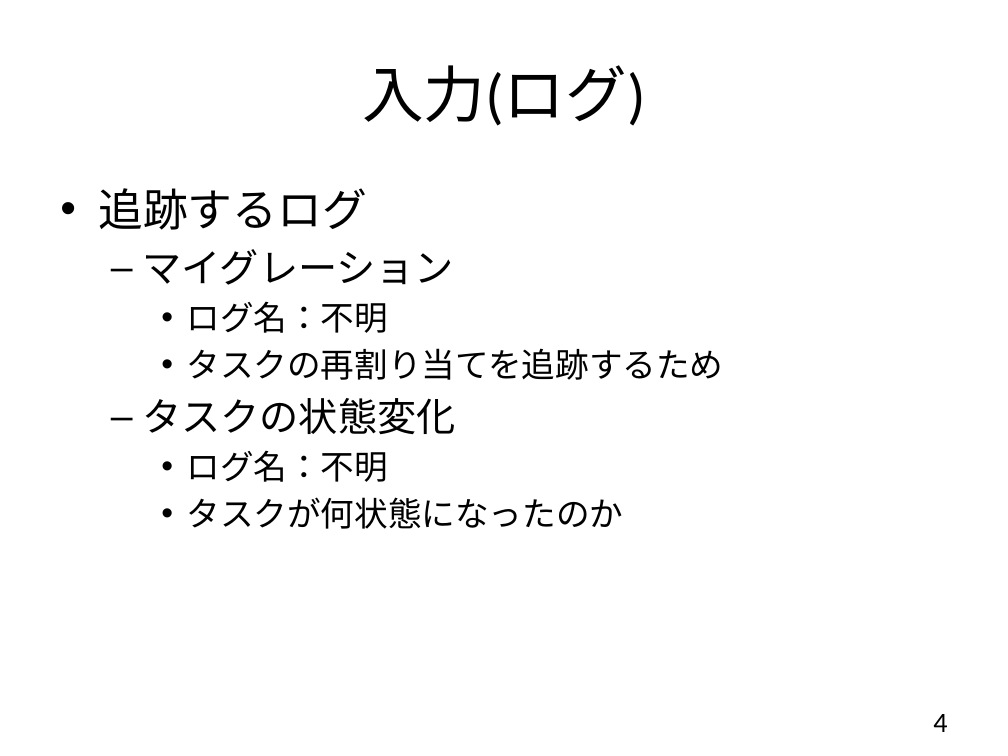
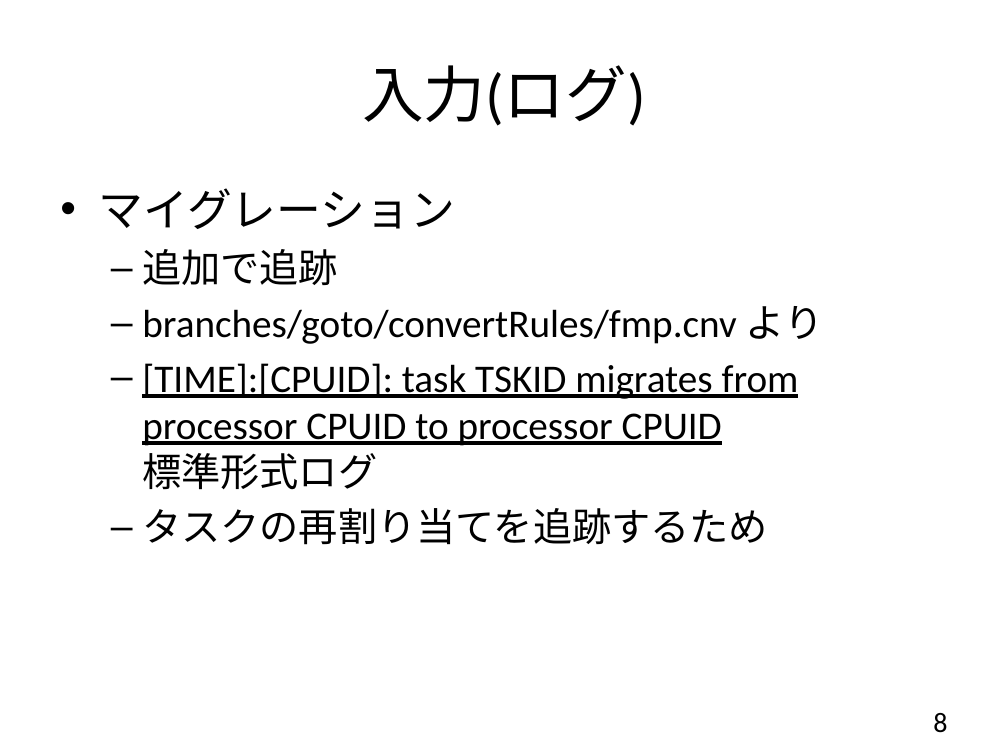
Before and after one commit to YixiaoLi/tlv4mc, a slide deck: slide 8 of doc/phase3/外部仕様書/task_per_cpu.pptx (slide 4 before the commit). Drawn at 1008x756 pixels with LibreOffice and Linux fonts; fonts in the diff are those of the drawing. Boxes give left, top, right and bottom in pixels: in the first picture for what was removed or moved away, otherwise in the second. Text is boxed around its words. In the diff, an @@ line names an element or a change of style, - is before the commit and + after.

```diff
--- a/doc/phase3/外部仕様書/task_per_cpu.pptx
+++ b/doc/phase3/外部仕様書/task_per_cpu.pptx
@@ text at (x1=98, y1=188, x2=367, y2=230): paragraph removed @@
-• 追跡するログ
@@ text at (x1=98, y1=188, x2=768, y2=545): size 28 to 32 pt in "マイグレーション"; size 24 to 28 pt in "タスクの再割り当てを追跡するため"; bullet – to •; list level 2 to 1 in "マイグレーション"; bullet • to –; list level 3 to 2 in "タスクの再割り当てを追跡するため" @@
@@ text at (x1=142, y1=249, x2=824, y2=490): text changed; size 24 to 28 pt @@
-    • ログ名：不明
+  – 追加で追跡
+  – branches/goto/convertRules/fmp.cnv より
+  – [TIME]:[CPUID]: task TSKID migrates from processor CPUID to processor CPUID
+    標準形式ログ
@@ text at (x1=142, y1=398, x2=623, y2=529): paragraphs removed @@
-  – タスクの状態変化
-    • ログ名：不明
-    • タスクが何状態になったのか
@@ page number at (x1=933, y1=713, x2=947, y2=733): text changed @@
-4
+8
```
Also in this commit, not shown: 3 other slides changed, 5 slides added, 1 slide removed.
